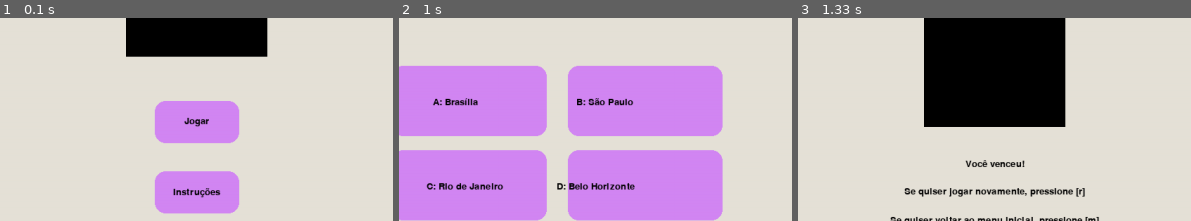
Above: before the commit, frames 1-3 (left to right).
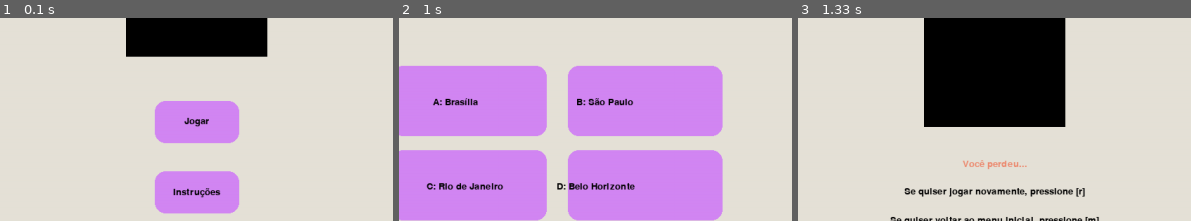
Above: after the commit, the same moments.

Repository: insper-classroom/devlife-23-1-projeto-pygame-jonas-pelegrina-gabriel-mendes
Game: pygame game, started from jogo.py
Two runs of this game, one before a commit and one after it. Both use one fixed random seed, a clock stepped at 60 frames per second and the inputs below.
Inputs (mouse positions are % of the whole screen's width and height, from its top left):
- Up to frame 1 (0.1 s): no input
- Up to frame 2 (1 s): click (54, 55) at 0.38 s; click "B: São Paulo" at 0.72 s
- Up to frame 3 (1.33 s): tap A at 1 s
The pictures show only the part of the screen within x 29-79%, y 33-83%; the shares and areas given below are measured in that part.

Frames 1-2 are identical in both runs. In frame 3, 0.4% of the frame differs, in the area x 41-59%, y 69-75%.

Commit message:
Música no jogo

Diff:
--- a/jogo.py
+++ b/jogo.py
@@ -9,7 +9,7 @@
 
 # Inicia módulos do Pygame
 init()
-mixer.init()
+mixer.music.load('assets/sons/fundo.mp3')
 
 
 # ----- Gera tela principal
@@ -23,7 +23,7 @@
 # ----- Código principal
 rodando = True
 while rodando:
-    window.fill (BEGE_FUNDO)
+    window.fill(BEGE_FUNDO)
 
     # Tela de início
     if tela_de_inicio:
@@ -188,6 +188,7 @@
             if evento.type == MOUSEBUTTONUP:
                 if evento.button == 1:
                     if botao_jogar.verifica_clique(evento.pos[0], evento.pos[1]):
+                        mixer.music.play()
                         tela_de_inicio = False
                         inicio_jogo = True
                         questao_sorteada_Fácil = sorteia_questao(dicionario_classificado, 'Fácil')
@@ -227,6 +228,8 @@
                             # Timer do jogo
                             timer, texto = 5, '5'.rjust(3)
                             time.set_timer(USEREVENT, 1000)
+                        else:
+                            tela_fim_de_jogo = True
                     elif botao_b.verifica_clique(evento.pos[0], evento.pos[1]):
                         if resposta == "B":
                             botao_b.desenha(window,True)
@@ -237,6 +240,8 @@
                             # Timer do jogo
                             timer, texto = 5, '5'.rjust(3)
                             time.set_timer(USEREVENT, 1000)
+                        else:
+                            tela_fim_de_jogo = True
                     elif botao_c.verifica_clique(evento.pos[0], evento.pos[1]):
                         if resposta == "C":
                             botao_c.desenha(window,True)
Not shown, added: assets/sons/fundo.mp3
